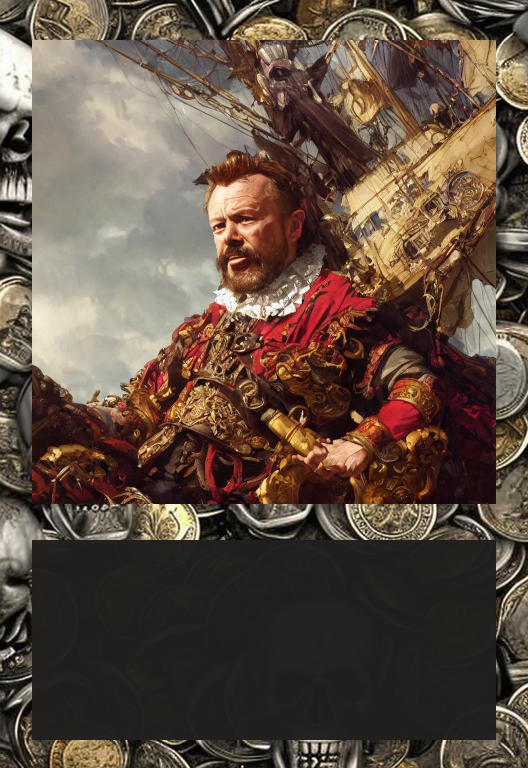
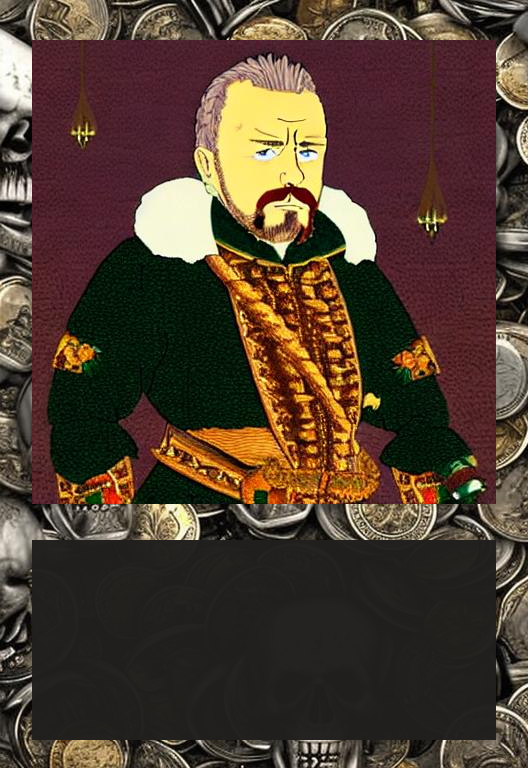
Revision of a layered 528×768 image; what changed, layer by layer:
renamed "image_iZz5CgDT_1677021861277_raw.jpg" to "image_yDgLcbx2_1681592313603_raw.jpg", moved it above "kópia kópia Pozadie", painted on it over (32, 40, 496, 504)
